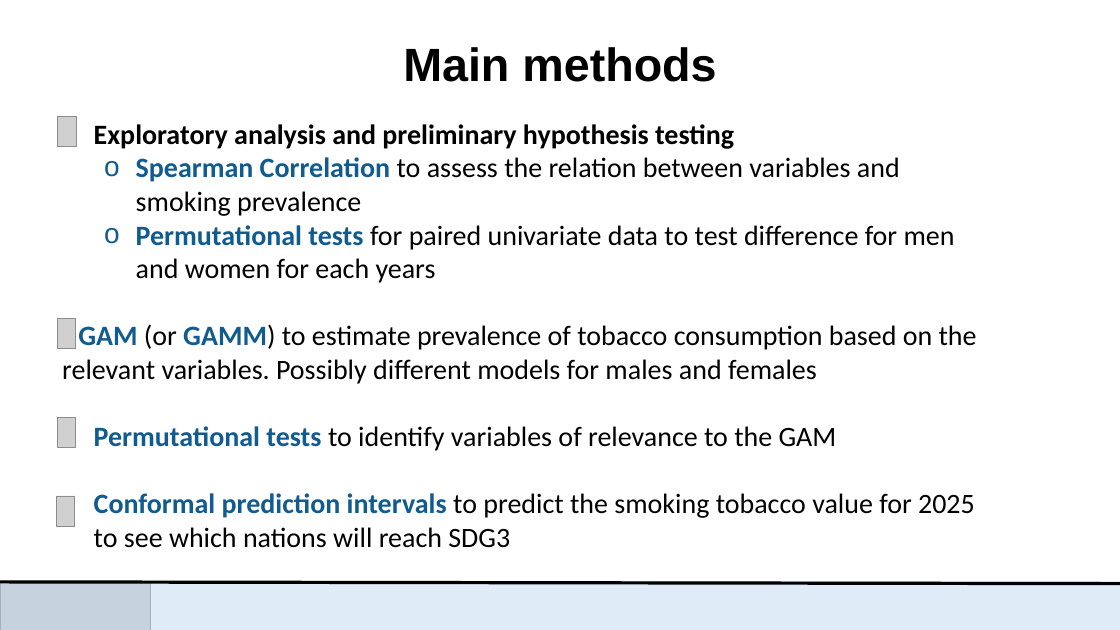
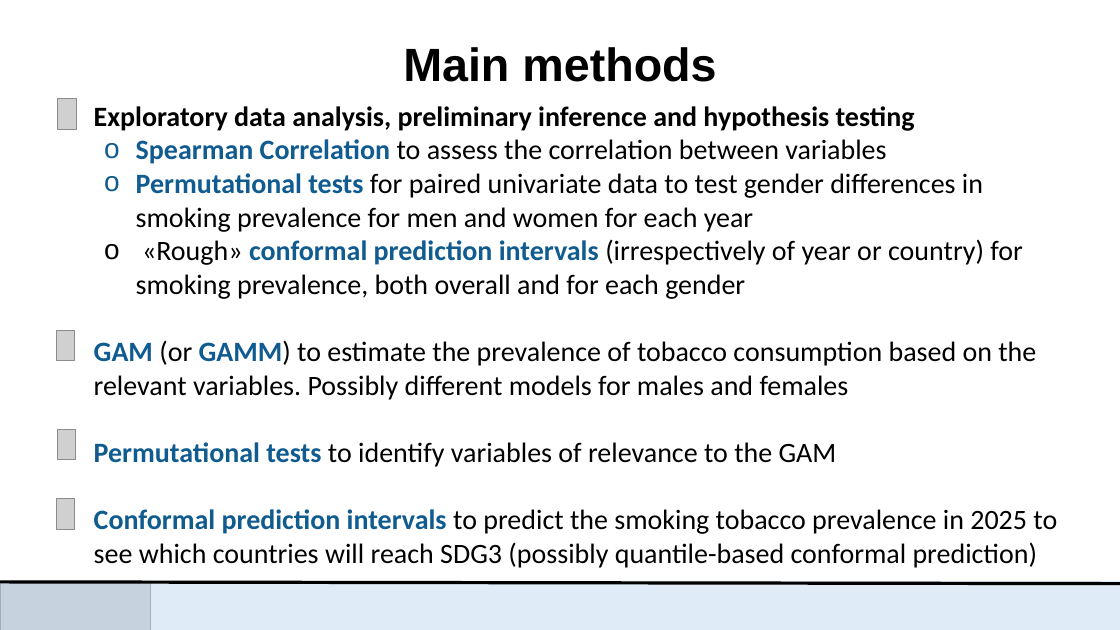
Before and after one commit to fl-hi1/Nonparametric-Statistics-project, a slide deck: slide 5 of presentations/1_LacombePetruso.pptx. Drawn at 1120x630 pixels with LibreOffice and Linux fonts; fonts in the diff are those of the drawing; grey boxes stand for pictures. Boxes give left, top, right and bottom in pixels: in the first picture for what was removed or moved away, otherwise in the second. Text is boxed around its words. In the diff, an @@ line names an element or a change of style, - is before the commit and + after.

```diff
--- a/presentations/1_LacombePetruso.pptx
+++ b/presentations/1_LacombePetruso.pptx
@@ picture: place and size @@
-picture at (58, 117, 76, 147)
+picture at (58, 99, 76, 129)
@@ text at (94, 106, 1036, 400): text changed @@
-• Exploratory analysis and preliminary hypothesis testing
-  o Spearman Correlation to assess the relation between variables and smoking prevalence
-  o Permutational tests for paired univariate data to test difference for men and women for each years
-• GAM (or GAMM) to estimate prevalence of tobacco consumption based on the relevant variables. Possibly different models for males and females
+• Exploratory data analysis, preliminary inference and hypothesis testing
+  o Spearman Correlation to assess the correlation between variables
+  o Permutational tests for paired univariate data to test gender differences in smoking prevalence for men and women for each year
+  o «Rough» conformal prediction intervals (irrespectively of year or country) for smoking prevalence, both overall and for each gender
+• GAM (or GAMM) to estimate the prevalence of tobacco consumption based on the relevant variables. Possibly different models for males and females
@@ picture: place and size @@
-picture at (58, 318, 76, 349)
+picture at (56, 330, 74, 360)
@@ picture: place and size @@
-picture at (58, 418, 76, 448)
+picture at (58, 429, 76, 460)
@@ text at (94, 509, 1057, 568): text changed @@
-• Conformal prediction intervals to predict the smoking tobacco value for 2025 to see which nations will reach SDG3
+• Conformal prediction intervals to predict the smoking tobacco prevalence in 2025 to see which countries will reach SDG3 (possibly quantile-based conformal prediction)
```
Also in this commit, not shown: 1 other slide changed, 7 other files.
